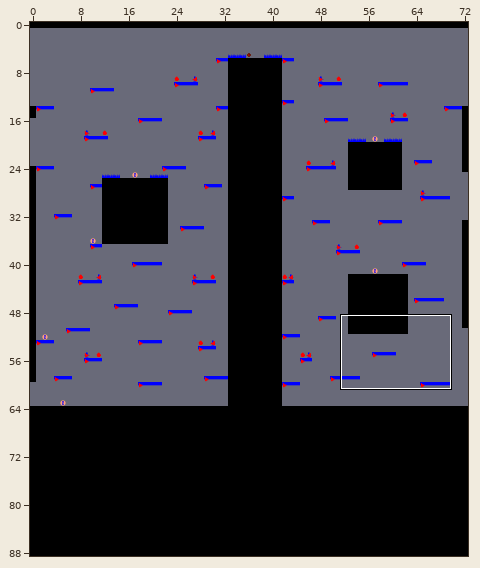
Level history. LDtk project: Assets/Game/World/LDtk/Forest.ldtk. The first picture is a wide view before the edit; the outline marks the close-up.
Close-up. The starting point:
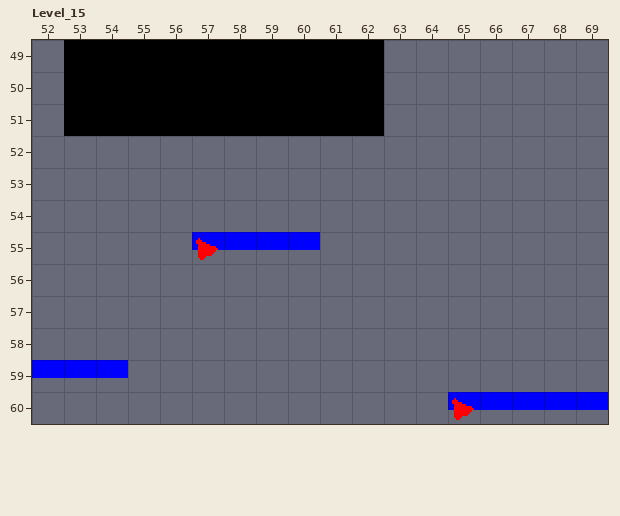
Cells are 16x16 px. Shown: Level_15 x 52..69, y 49..60. The commit also changed other parts of the map, which this record leaves out.
After the commit:
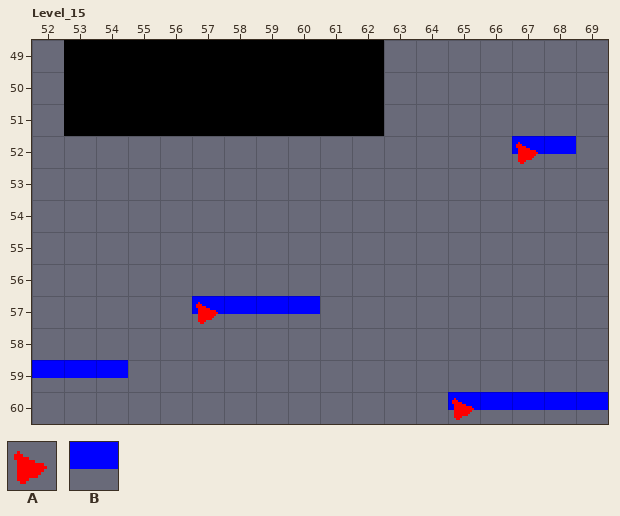
Key: from "Controls": A 8; from "Entities": B 3.
_ is an empty cell.
Change:
Layer "Entities":
The edit adds tile B in row 52 at x 67 to 68; in row 57 at x 57 to 60.
The author cleared tile B in row 55 at x 57 to 60.
Layer "Controls":
The edit adds tile A in row 52 at x 67; in row 57 at x 57.
The author cleared tile A in row 55 at x 57.
Pixel boxes of the changes (left, top, right, bottom) in both close-ups:
added: (512, 136, 576, 164)
removed: (192, 232, 320, 260)
added: (192, 296, 320, 324)
